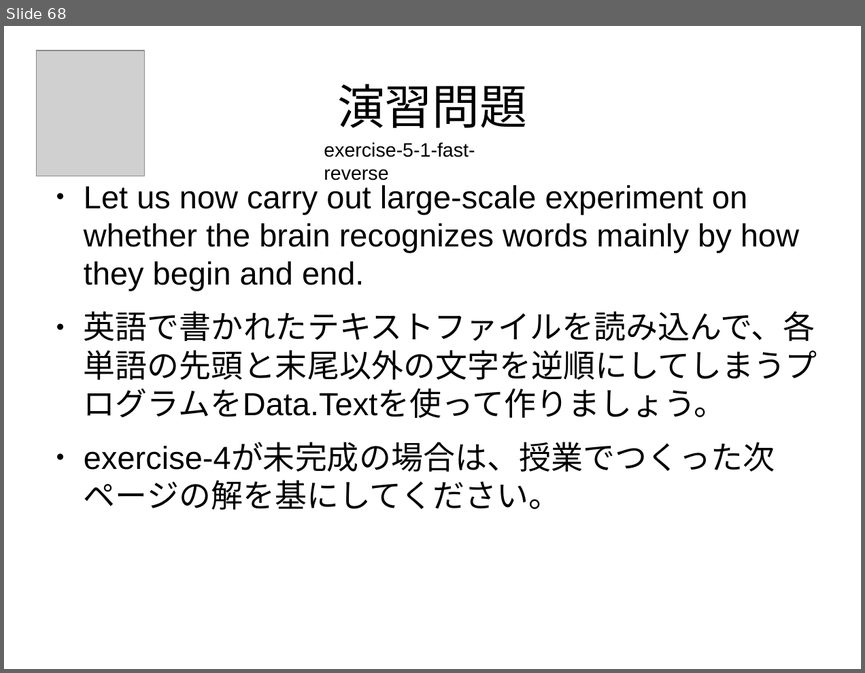
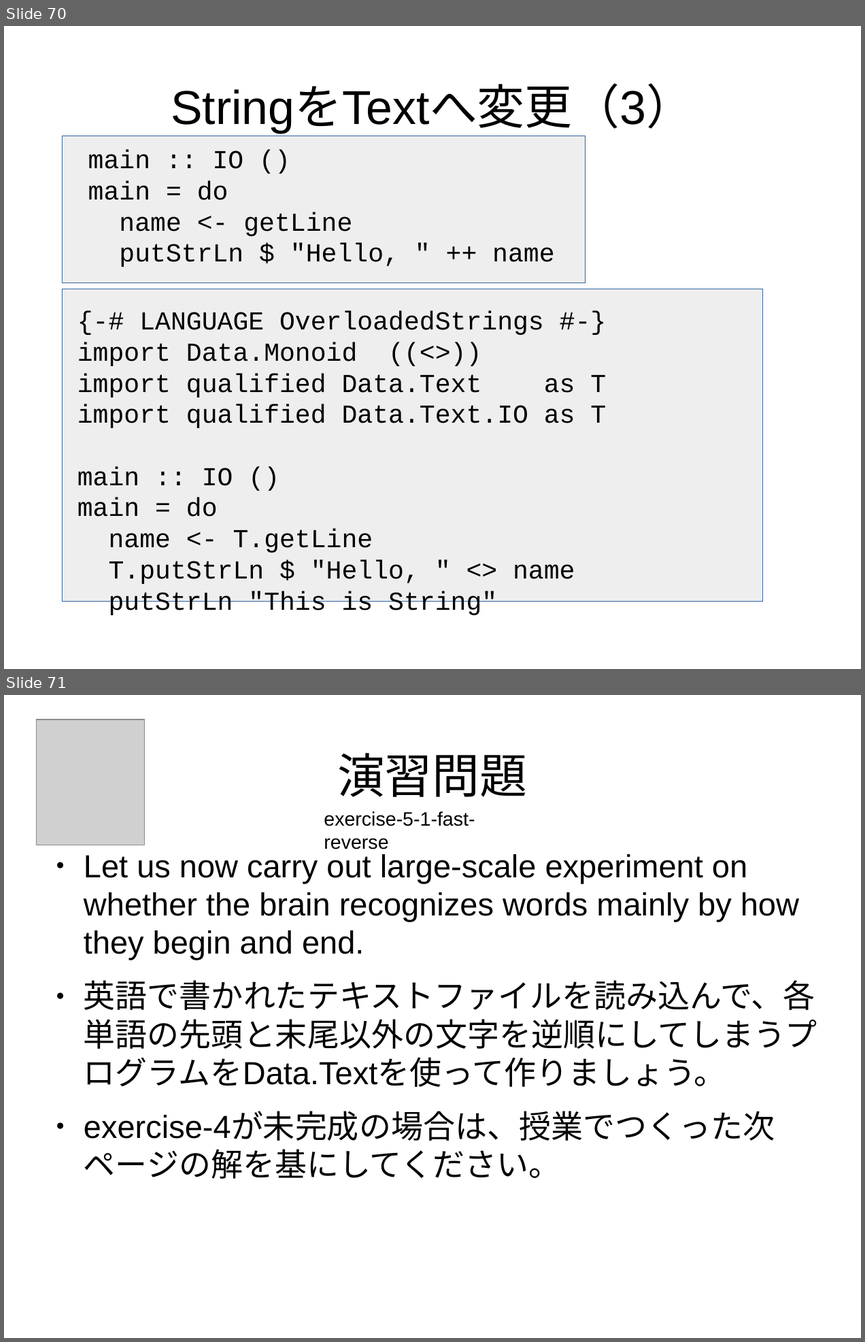
Before and after one commit to nushio3/learn-haskell, a slide deck: Tsukuba-2016.odp. Shown one above the other, each under a label of ours: slide 68 before the commit, slides 70 and 71 after it. The pictures are 865x673 and 865x1342 pixels, drawn with LibreOffice and Linux fonts; fonts in the diff are those of the drawing; grey boxes stand for pictures. Boxes give left, top, right and bottom in pixels: in the first picture for what was removed or moved away, otherwise in the second. Text is boxed around its words. In the diff, an @@ line names an element or a change of style, - is before the commit and + after.

```diff
--- a/Tsukuba-2016.odp
+++ b/Tsukuba-2016.odp
@@ slide 70 added at (4,26,861,669), background #FFFFFF @@
@@ title added at (171,86,694,133), 44 pt, text #000000 @@
+StringをTextへ変更（3）
@@ rectangle added at (62,136,585,283), fill #EEEEEE, outline #3465A4 0 pt @@
@@ text added at (88,150,554,267), 24 pt, text #000000 @@
+main :: IO ()
+main = do
+name <- getLine
+putStrLn $ "Hello, " ++ name
@@ rectangle added at (62,290,764,602), fill #EEEEEE, outline #3465A4 0 pt @@
@@ text added at (77,311,606,615), 24 pt, text #000000 @@
+{-# LANGUAGE OverloadedStrings #-}
+import Data.Monoid ((<>))
+import qualified Data.Text as T
+import qualified Data.Text.IO as T
+main :: IO ()
+main = do
+name <- T.getLine
+T.putStrLn $ "Hello, " <> name
+putStrLn "This is String"
@@ what was slide 68 is now slide 71 @@
```
Also in this commit, not shown: 1 slide changed, 2 other slides added, 1 other file.
